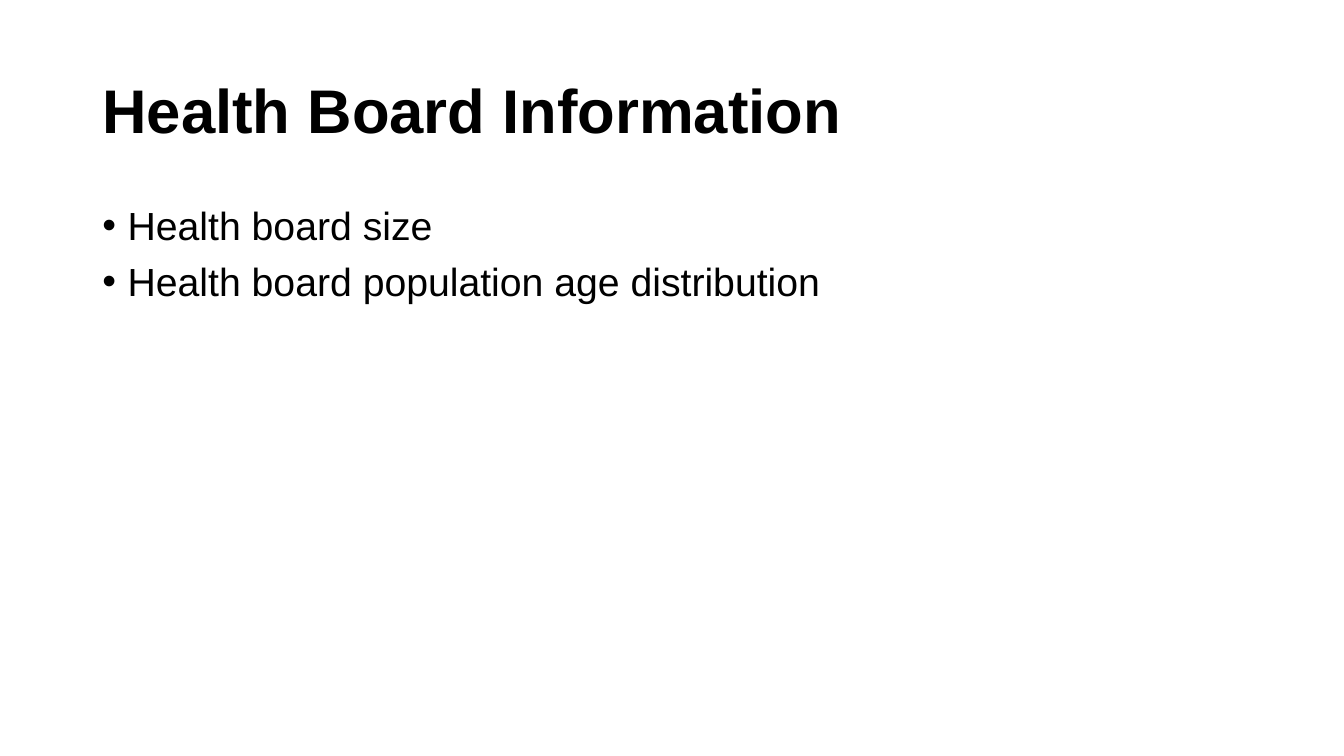
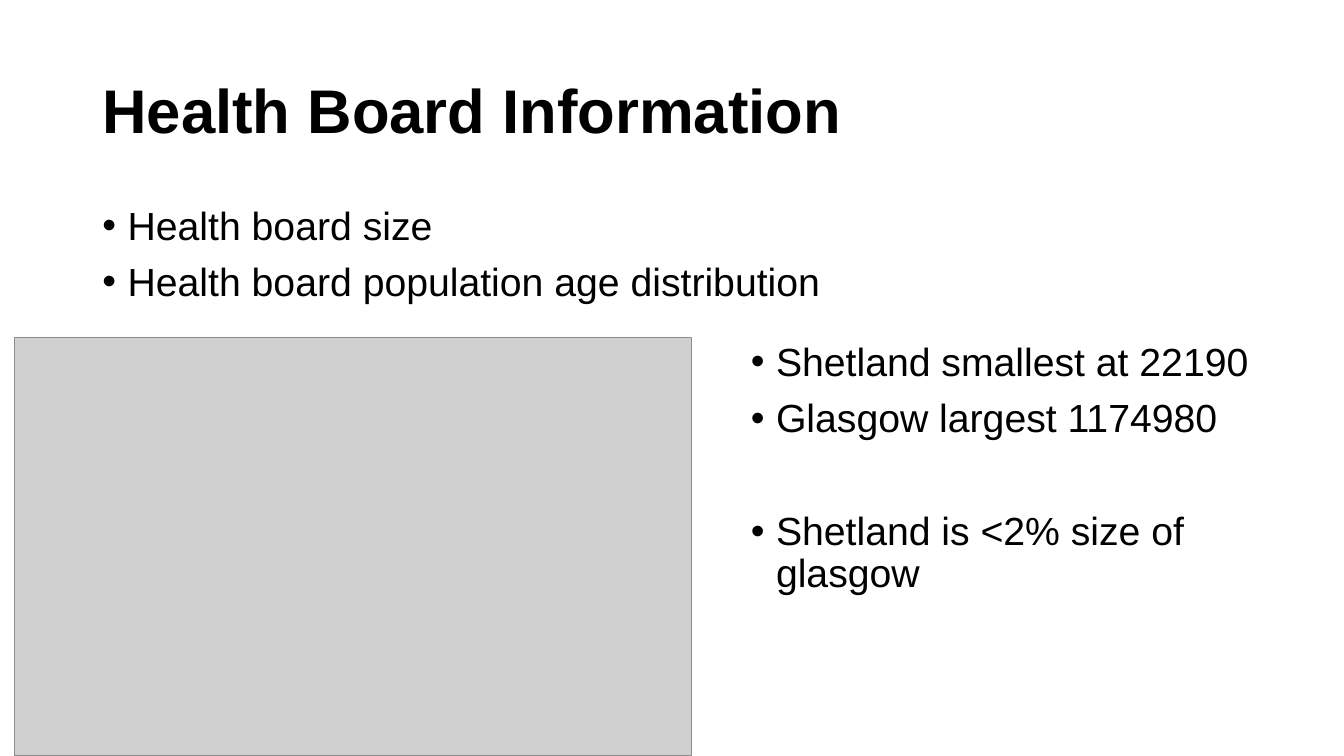
Before and after one commit to fionacarson/final_project_phs_stroke, a slide deck: slide 11 of presentation/phs_stroke_presentation.pptx (slide 10 before the commit). Drawn at 1344x756 pixels with LibreOffice and Linux fonts; fonts in the diff are those of the drawing; grey boxes stand for pictures. Boxes give left, top, right and bottom in pixels: in the first picture for what was removed or moved away, otherwise in the second. Text is boxed around its words. In the diff, an @@ line names an element or a change of style, - is before the commit and + after.

```diff
--- a/presentation/phs_stroke_presentation.pptx
+++ b/presentation/phs_stroke_presentation.pptx
@@ picture added at (x1=15, y1=338, x2=692, y2=756) @@
@@ text added at (x1=776, y1=347, x2=1248, y2=595), 28 pt, text #000000 @@
+• Shetland smallest at 22190
+• Glasgow largest 1174980
+• Shetland is <2% size of glasgow
```
Also in this commit, not shown: 5 other slides changed, 7 slides added, 6 slides removed, 19 other files.
